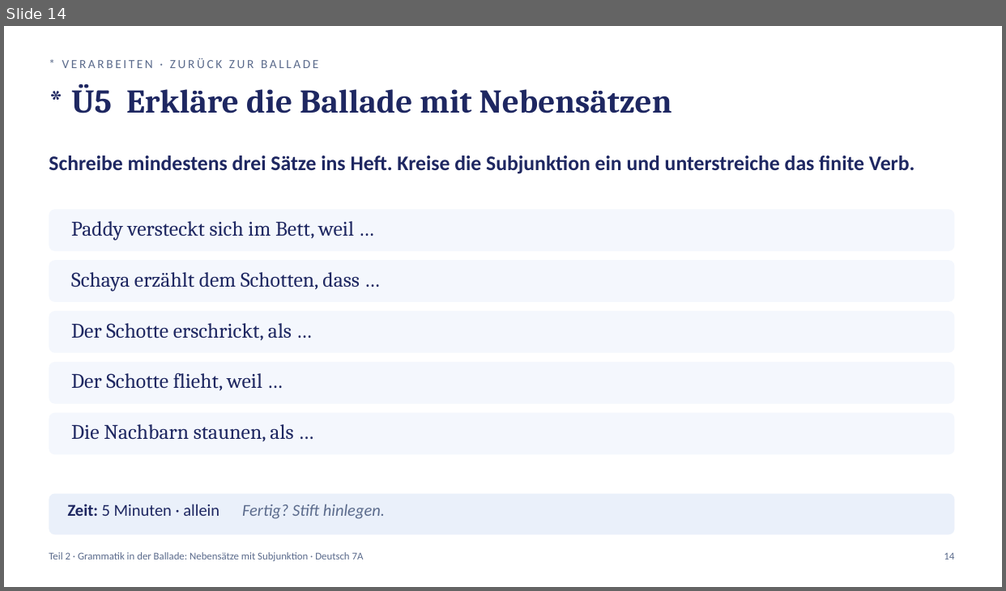
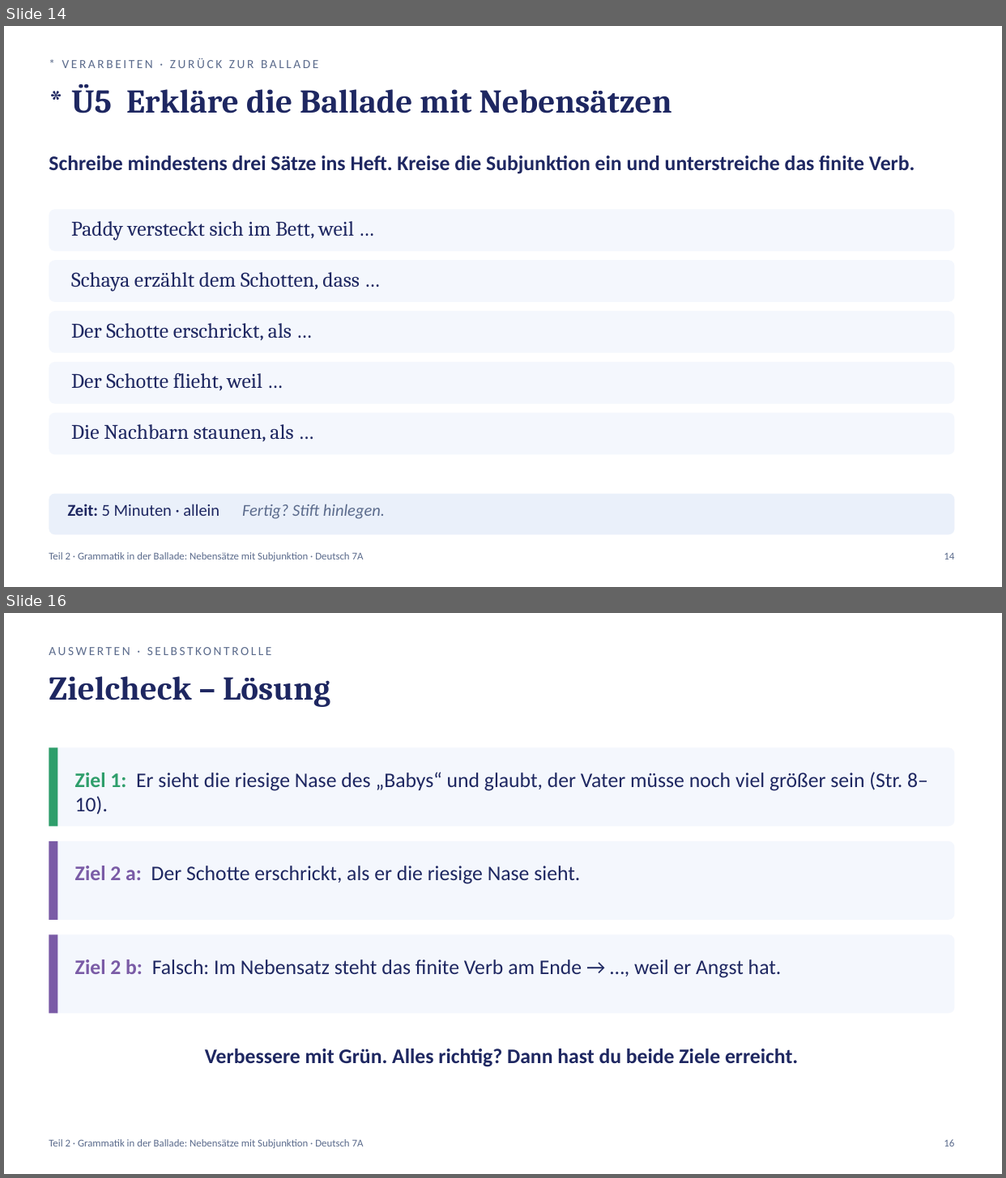
Before and after one commit to golzkonstantin-gif/Schule, a slide deck: Deutsch_7A/Balladen/Woche2/Mittwoch_04-11_Deutsch_7A.pptx. Shown one above the other, each under a label of ours: slide 14 before the commit, slides 14 and 16 after it; the slides between them are not shown. The pictures are 1006x591 and 1006x1178 pixels, drawn with LibreOffice and Linux fonts; fonts in the diff are those of the drawing. Boxes give left, top, right and bottom in pixels: in the first picture for what was removed or moved away, otherwise in the second. Text is boxed around its words. In the diff, an @@ line names an element or a change of style, - is before the commit and + after.

```diff
--- a/Deutsch_7A/Balladen/Woche2/Mittwoch_04-11_Deutsch_7A.pptx
+++ b/Deutsch_7A/Balladen/Woche2/Mittwoch_04-11_Deutsch_7A.pptx
@@ slide 16 added at [4,613,1002,1174], background #FFFFFF @@
@@ text added at [49,643,722,666], 12 pt, text #5B6B8C @@
+AUSWERTEN · SELBSTKONTROLLE
@@ text added at [49,676,330,707], 32 pt, text #1E2761, bold @@
+Zielcheck – Lösung
@@ rounded rectangle added at [49,747,955,826], fill #F4F7FD @@
@@ rectangle added at [49,747,58,826], fill #2E9E6B @@
@@ text added at [75,772,928,815], 20 pt, text #1E2761 @@
+Ziel 1: Er sieht die riesige Nase des „Babys“ und glaubt, der Vater müsse noch viel größer sein (Str. 8–10).
@@ rounded rectangle added at [49,841,955,920], fill #F4F7FD @@
@@ rectangle added at [49,841,58,920], fill #7A5BA6 @@
@@ text added at [75,866,580,884], 20 pt, text #1E2761 @@
+Ziel 2 a: Der Schotte erschrickt, als er die riesige Nase sieht.
@@ rounded rectangle added at [49,935,955,1013], fill #F4F7FD @@
@@ rectangle added at [49,935,58,1013], fill #7A5BA6 @@
@@ text added at [75,960,782,978], 20 pt, text #1E2761 @@
+Ziel 2 b: Falsch: Im Nebensatz steht das finite Verb am Ende → …, weil er Angst hat.
@@ text added at [205,1049,798,1067], 20 pt, text #1E2761, bold @@
+Verbessere mit Grün. Alles richtig? Dann hast du beide Ziele erreicht.
@@ text added at [49,1139,364,1148], 10 pt, text #5B6B8C @@
+Teil 2 · Grammatik in der Ballade: Nebensätze mit Subjunktion · Deutsch 7A
@@ text added at [944,1139,954,1147], 10 pt, text #5B6B8C @@
+16
```
Also in this commit, not shown: 1 slide changed, 2 other slides added, 2 slides removed, 16 other files.
